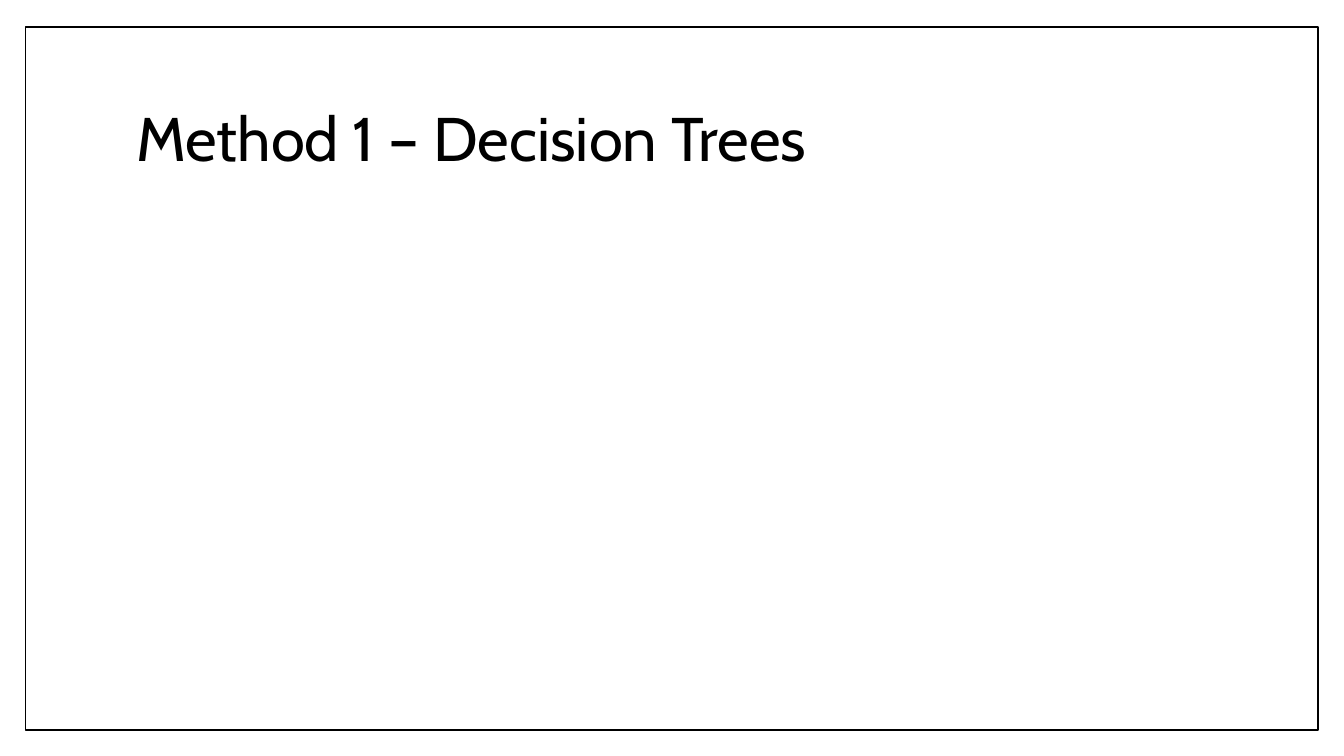
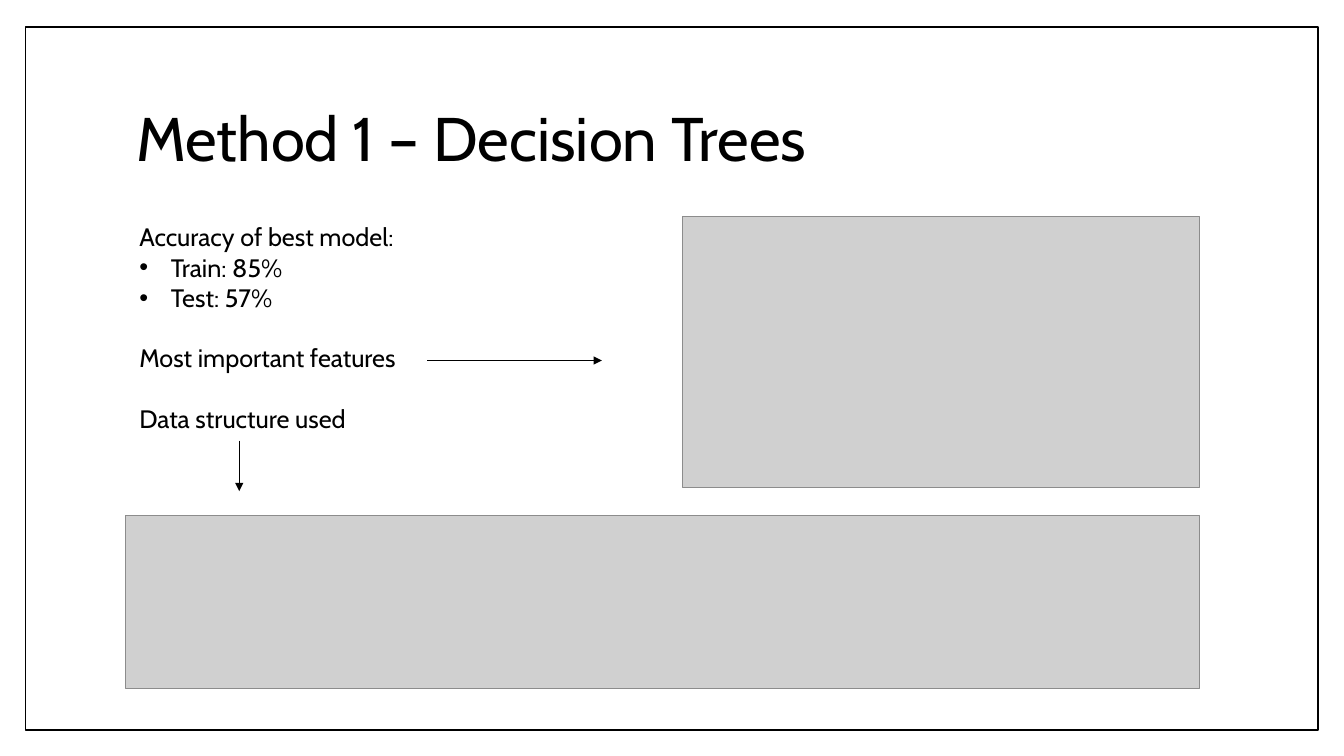
Before and after one commit to bl1zzardx/hivprogression, a slide deck: slide 7 of hivprogression/peer-seminar.pptx. Drawn at 1344x756 pixels with LibreOffice and Linux fonts; fonts in the diff are those of the drawing; grey boxes stand for pictures. Boxes give left, top, right and bottom in pixels: in the first picture for what was removed or moved away, otherwise in the second. Text is boxed around its words. In the diff, an @@ line names an element or a change of style, - is before the commit and + after.

Commit message:
updated dom's version to take github's data structure

```diff
--- a/hivprogression/peer-seminar.pptx
+++ b/hivprogression/peer-seminar.pptx
@@ text added at box(139, 227, 396, 429), 18 pt, text #000000 @@
+Accuracy of best model:
+• Train: 85%
+• Test: 57%
+Most important features
+Data structure used
@@ picture added at box(683, 217, 1200, 488) @@
@@ arrow added from (427, 361) to (602, 361), #000000 0.79 pt @@
@@ arrow added from (239, 441) to (239, 491), #000000 0.79 pt @@
@@ picture added at box(126, 515, 1200, 689) @@
```
Also in this commit, not shown: 1 other file.
